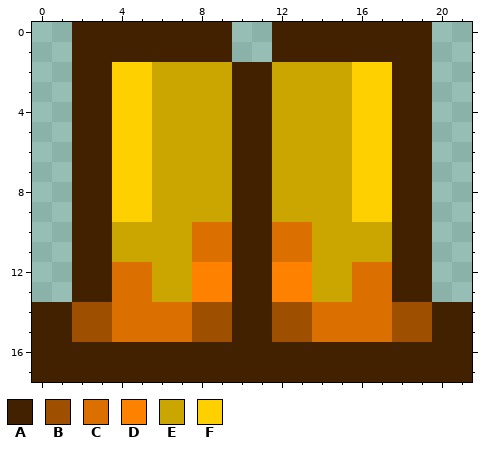
Edited in one commit: pixel-art sprite (Content/Items/Armor/DuneGreaves.png). Above: the version before the commit.
The file is 32x32 pixels. The old version is drawn lined up with the new one, on the new canvas.
Palette (. is transparent): A #422100  B #9e5000  C #db6f00  D #ff8100  E #cca600  F #ffd000
Pixels before, first column x 0:
 0 ..AAAAAAAA..AAAAAAAA..
 1 ..AAAAAAAA..AAAAAAAA..
 2 ..AAFFEEEEAAEEEEFFAA..
 3 ..AAFFEEEEAAEEEEFFAA..
 4 ..AAFFEEEEAAEEEEFFAA..
 5 ..AAFFEEEEAAEEEEFFAA..
 6 ..AAFFEEEEAAEEEEFFAA..
 7 ..AAFFEEEEAAEEEEFFAA..
 8 ..AAFFEEEEAAEEEEFFAA..
 9 ..AAFFEEEEAAEEEEFFAA..
10 ..AAEEEECCAACCEEEEAA..
11 ..AAEEEECCAACCEEEEAA..
12 ..AACCEEDDAADDEECCAA..
13 ..AACCEEDDAADDEECCAA..
14 AABBCCCCBBAABBCCCCBBAA
15 AABBCCCCBBAABBCCCCBBAA
16 AAAAAAAAAAAAAAAAAAAAAA
17 AAAAAAAAAAAAAAAAAAAAAA
After the commit:
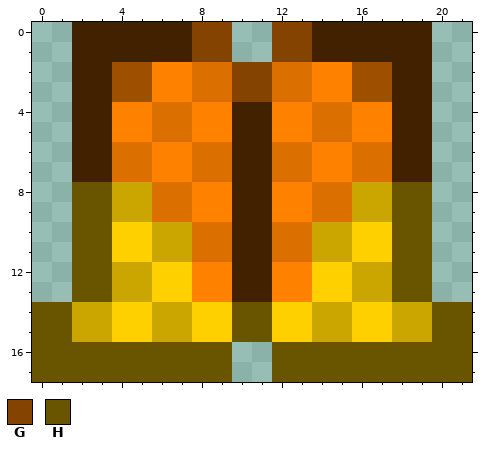
Colours new in this view: G #854300  H #695500
From old to new:
canvas 32x32 -> 22x18, the old top-left corner now at -5,-7 (the part of the old canvas that was cut away was empty and is not shown)
Changed rows in their new state; - is an unchanged pixel.
first column x 0:
 0 --------GG--GG--------
 1 --------GG--GG--------
 2 ----BBDDCCGGCCDDBB----
 3 ----BBDDCCGGCCDDBB----
 4 ----DDCCDD--DDCCDD----
 5 ----DDCCDD--DDCCDD----
 6 ----CCDDCC--CCDDCC----
 7 ----CCDDCC--CCDDCC----
 8 --HHEECCDD--DDCCEEHH--
 9 --HHEECCDD--DDCCEEHH--
10 --HHFF----------FFHH--
11 --HHFF----------FFHH--
12 --HHEEFF------FFEEHH--
13 --HHEEFF------FFEEHH--
14 HHEEFFEEFFHHFFEEFFEEHH
15 HHEEFFEEFFHHFFEEFFEEHH
16 HHHHHHHHHH..HHHHHHHHHH
17 HHHHHHHHHH..HHHHHHHHHH
Changed places in both pictures, as pixel boxes (x1, y1, x2, y2):
changed: (32, 22, 472, 382)
